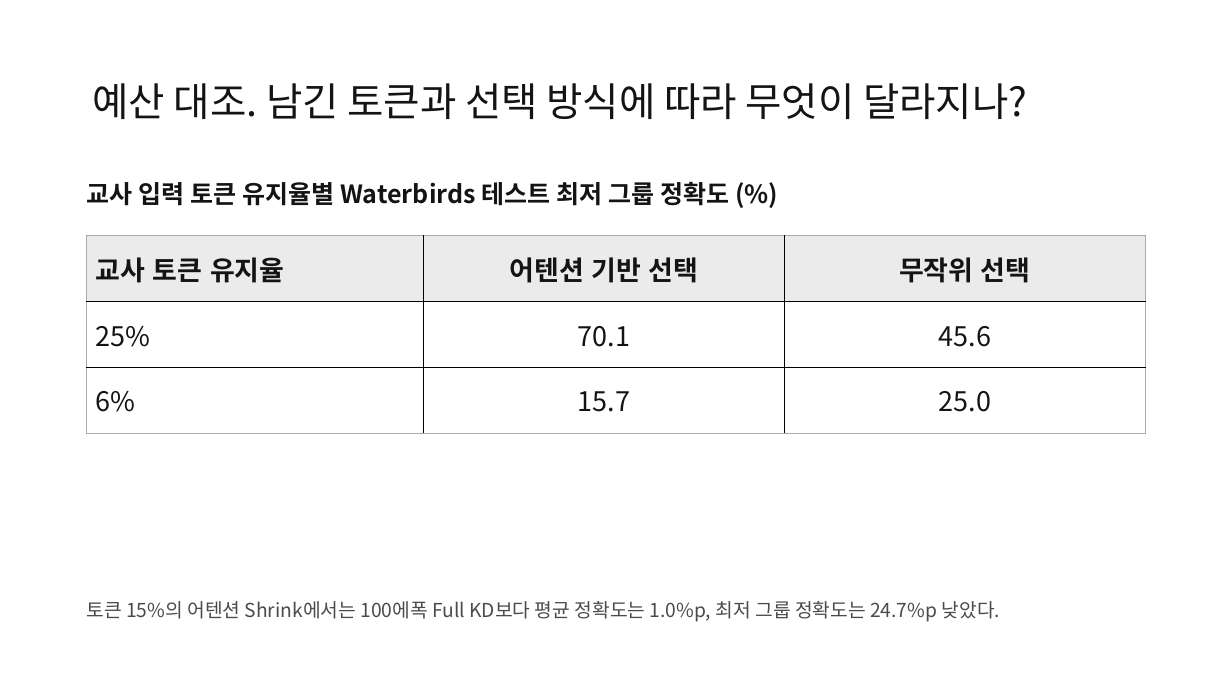
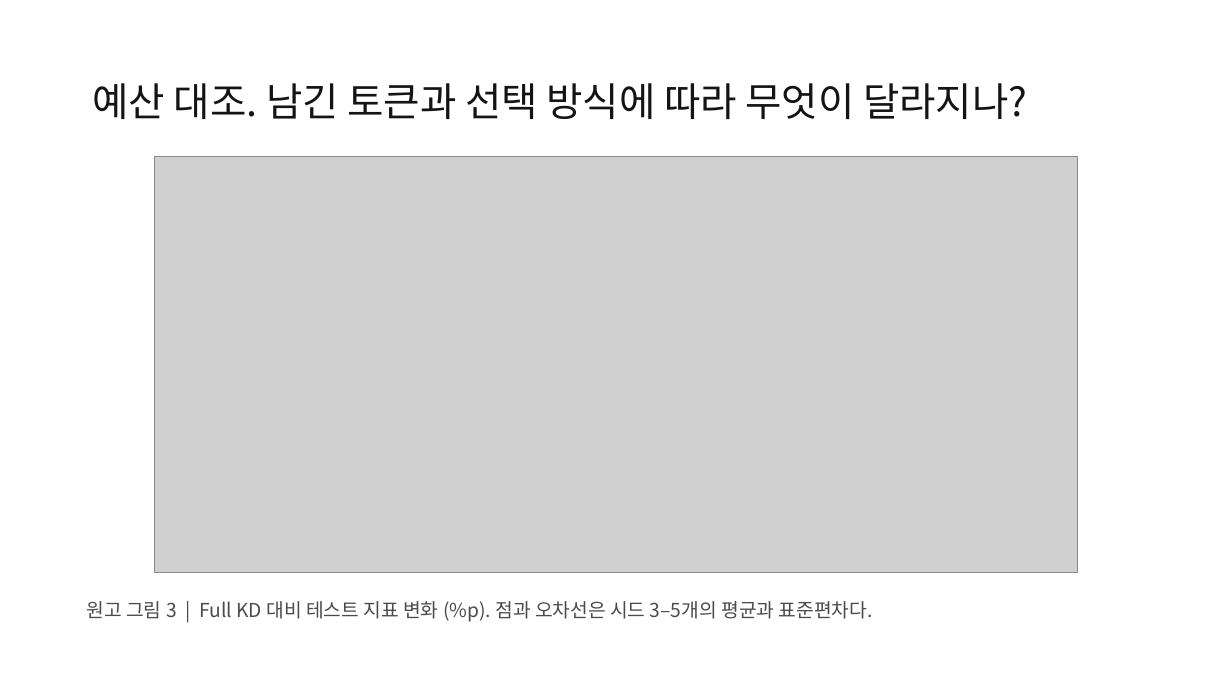
Before and after one commit to jeehoo0507/Efficient-KD-for-Vision, a slide deck: slide 11 of presentations/vision-kd-seminar/EKD-seminar.pptx. Drawn at 1232x693 pixels with LibreOffice and Linux fonts; fonts in the diff are those of the drawing; grey boxes stand for pictures. Boxes give left, top, right and bottom in pixels: in the first picture for what was removed or moved away, otherwise in the second. Text is boxed around its words. In the diff, an @@ line names an element or a change of style, - is before the commit and + after.

```diff
--- a/presentations/vision-kd-seminar/EKD-seminar.pptx
+++ b/presentations/vision-kd-seminar/EKD-seminar.pptx
@@ picture added at [154,157,1079,573] @@
@@ text removed at [87,182,729,206] @@
-교사 입력 토큰 유지율별 Waterbirds 테스트 최저 그룹 정확도 (%)
@@ table removed at [87,236,1147,433], 3 rows, 3 columns @@
-교사 토큰 유지율 | 어텐션 기반 선택 | 무작위 선택
-25% | 70.1 | 45.6
-6% | 15.7 | 25.0
@@ text at [87,601,873,622]: text changed @@
-토큰 15%의 어텐션 Shrink에서는 100에폭 Full KD보다 평균 정확도는 1.0%p, 최저 그룹 정확도는 24.7%p 낮았다.
+원고 그림 3 | Full KD 대비 테스트 지표 변화 (%p). 점과 오차선은 시드 3–5개의 평균과 표준편차다.
```
Also in this commit, not shown: 9 other slides changed, 5 slides added, 5 slides removed, 30 other files.
